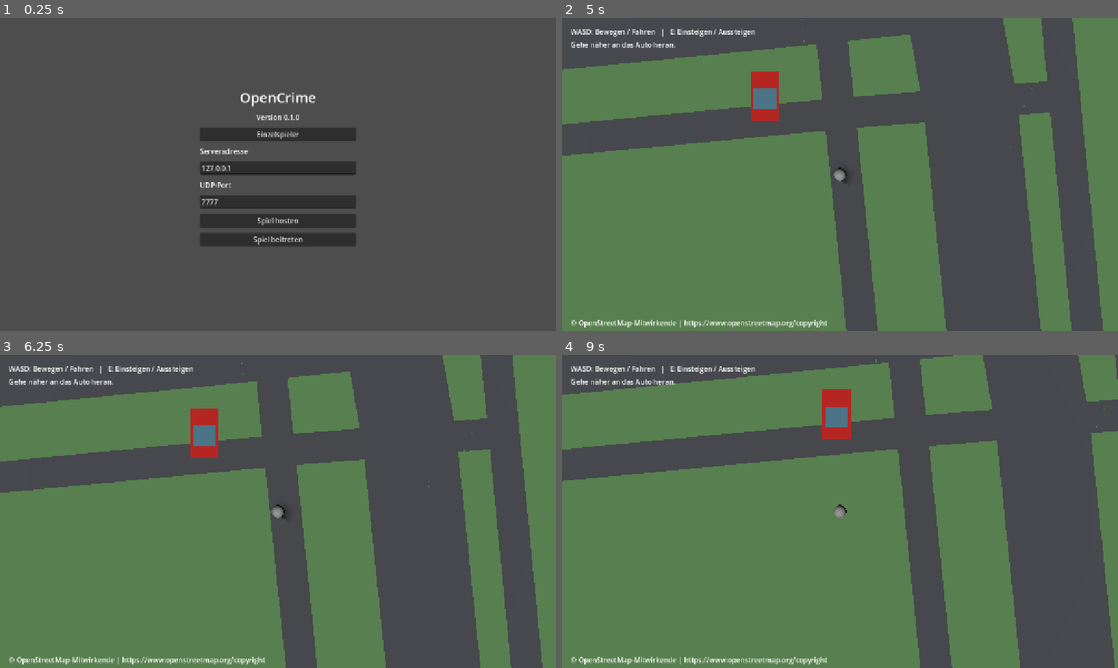
Above: before the commit, frames 1-4 (two rows, left to right).
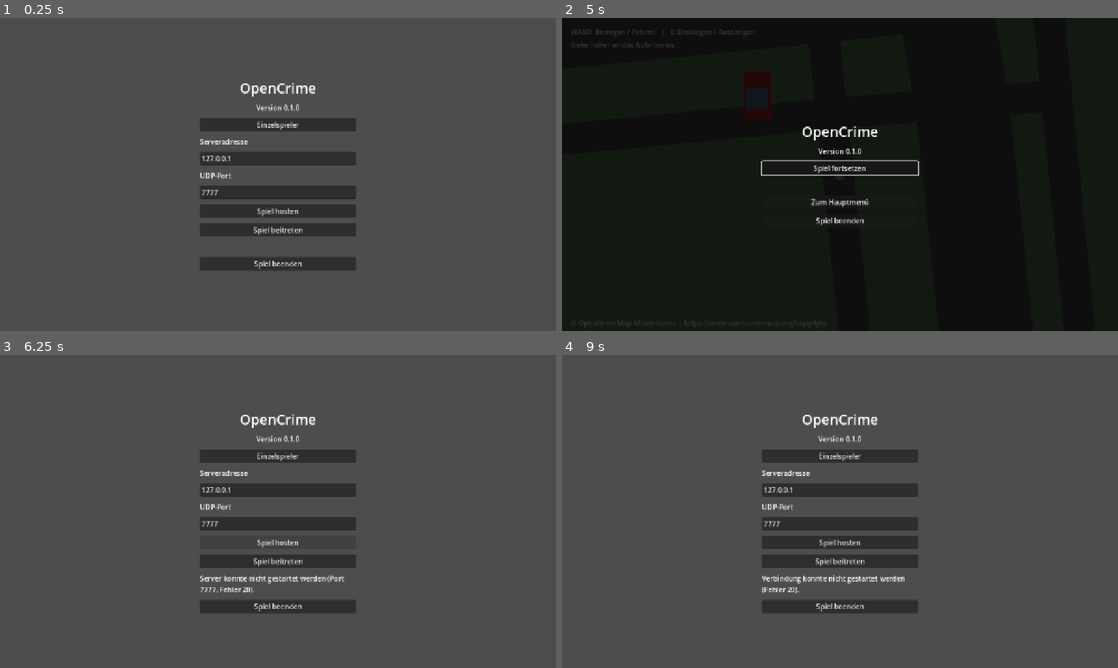
Above: after the commit, the same moments.

Repository: settstep/OpenCrime
Game: Godot game, scene res://scenes/menu.tscn
Two runs of this game, one before a commit and one after it. Both use one fixed random seed, a clock stepped at 60 frames per second and the inputs below.
Inputs (mouse positions are in pixels of both pictures, inside the frame that each line leads up to):
- Up to frame 1 (0.25 s): no input
- Up to frame 2 (5 s): click "Einzelspieler" at 0.5 s; tap Enter at 1.25 s; move the mouse to (962, 158) at 1.27 s; hold D (move_right) 1.28-2.03 s; hold E (interact) 1.28-2.03 s; click (962, 158) at 1.42 s; move the mouse to (728, 190) at 2.02 s; hold S (move_back) 2.03-2.78 s; tap E (interact) at 2.1, 3.6 s; move the mouse to (895, 105) at 2.77 s; hold D (move_right) 2.78-3.53 s; hold E (interact) 2.78-3.53 s; move the mouse to (812, 237) at 3.52 s; hold W (move_forward) 3.53-4.28 s; click (812, 237) at 3.67 s; move the mouse to (1006, 221) at 4.27 s; hold A (move_left) from 4.28 s (still down); hold E (interact) from 4.28 s (still down); tap Escape (ui_cancel) at 4.9 s
- Up to frame 3 (6.25 s): release A (move_left) at 5 s; release E (interact) at 5 s; click (278, 539) at 5 s, where only the run after the commit has a clickable "Zum Hauptmenü"; click (278, 549) at 5.75 s, where only the run after the commit has a clickable "Spiel hosten"
- Up to frame 4 (9 s): click (840, 561) at 6.5 s, where only the run after the commit has a clickable "Spiel beitreten"; click (840, 561) at 7.25 s, where only the run after the commit has a clickable "Spiel beitreten"; tap Space at 8 s; move the mouse to (673, 464) at 8.02 s; hold A (move_left) 8.03-8.78 s; tap E (interact) at 8.1 s; move the mouse to (867, 511) at 8.77 s; hold S (move_back) from 8.78 s (still down); hold E (interact) from 8.78 s (still down); click (867, 511) at 8.92 s

The runs differ from the first frame. In frame 1, 8.3% of the frame differs, in the area x 36-64%, y 20-81%; in frame 2, 100%, in the area x 0-100%, y 0-100%; in frame 3, 62%; in frame 4, 67%.

Commit message:
player can quit game using escape to return to main menu

Diff:
--- a/scenes/menu.tscn
+++ b/scenes/menu.tscn
@@ -3,6 +3,7 @@
 [ext_resource type="Script" path="res://scripts/menu.gd" id="1_menu"]
 
 [node name="Menu" type="Control"]
+process_mode = 3
 layout_mode = 3
 anchors_preset = 15
 anchor_right = 1.0
@@ -10,6 +11,16 @@
 grow_horizontal = 2
 grow_vertical = 2
 script = ExtResource("1_menu")
+
+[node name="Backdrop" type="ColorRect" parent="."]
+visible = false
+layout_mode = 1
+anchors_preset = 15
+anchor_right = 1.0
+anchor_bottom = 1.0
+grow_horizontal = 2
+grow_vertical = 2
+color = Color(0, 0, 0, 0.8)
 
 [node name="Panel" type="CenterContainer" parent="."]
 layout_mode = 1
@@ -33,6 +44,11 @@
 [node name="Version" type="Label" parent="Panel/Options"]
 layout_mode = 2
 horizontal_alignment = 1
+
+[node name="Resume" type="Button" parent="Panel/Options"]
+visible = false
+layout_mode = 2
+text = "Spiel fortsetzen"
 
 [node name="SinglePlayer" type="Button" parent="Panel/Options"]
 layout_mode = 2
@@ -67,6 +83,18 @@
 layout_mode = 2
 autowrap_mode = 2
 
+[node name="ReturnToMenu" type="Button" parent="Panel/Options"]
+visible = false
+layout_mode = 2
+text = "Zum Hauptmenü"
+
+[node name="Quit" type="Button" parent="Panel/Options"]
+layout_mode = 2
+text = "Spiel beenden"
+
+[connection signal="pressed" from="Panel/Options/Resume" to="." method="_on_resume_pressed"]
 [connection signal="pressed" from="Panel/Options/SinglePlayer" to="." method="_on_single_pressed"]
 [connection signal="pressed" from="Panel/Options/Host" to="." method="_on_host_pressed"]
 [connection signal="pressed" from="Panel/Options/Join" to="." method="_on_join_pressed"]
+[connection signal="pressed" from="Panel/Options/ReturnToMenu" to="." method="_on_return_to_menu_pressed"]
+[connection signal="pressed" from="Panel/Options/Quit" to="." method="_on_quit_pressed"]
--- a/scripts/main.gd
+++ b/scripts/main.gd
@@ -10,6 +10,7 @@
 @onready var status: Label = $HUD/Status
 
 var in_car := false
+var menu_open := false
 var interact_requested := false
 var player_collision_layer: int
 var player_collision_mask: int
@@ -26,8 +27,60 @@
 
 
 func _unhandled_input(event: InputEvent) -> void:
+	if _handle_menu_input(event) or menu_open:
+		return
 	if event.is_action_pressed("interact") and not event.is_echo():
 		interact_requested = true
+
+
+func _handle_menu_input(event: InputEvent) -> bool:
+	if event.is_action_pressed("ui_cancel") and not event.is_echo() and not menu_open:
+		_open_pause_menu()
+		return true
+	return false
+
+
+func _is_network_game() -> bool:
+	return false
+
+
+func _open_pause_menu() -> void:
+	menu_open = true
+	interact_requested = false
+	var layer := CanvasLayer.new()
+	layer.name = "PauseMenu"
+	layer.layer = 10
+	layer.process_mode = Node.PROCESS_MODE_ALWAYS
+	add_child(layer)
+	var menu_scene: PackedScene = load("res://scenes/menu.tscn")
+	var menu := menu_scene.instantiate()
+	menu.in_game = true
+	menu.resume_requested.connect(_resume_game)
+	menu.return_to_menu_requested.connect(_return_to_main_menu)
+	layer.add_child(menu)
+	if not _is_network_game():
+		get_tree().paused = true
+
+
+func _resume_game() -> void:
+	get_tree().paused = false
+	menu_open = false
+	$PauseMenu.queue_free()
+
+
+func _return_to_main_menu() -> void:
+	get_tree().paused = false
+	set_physics_process(false)
+	set_process(false)
+	set_process_unhandled_input(false)
+	if _is_network_game():
+		multiplayer.multiplayer_peer.close()
+		multiplayer.multiplayer_peer = null
+	var menu_scene: PackedScene = load("res://scenes/menu.tscn")
+	var menu := menu_scene.instantiate()
+	get_tree().root.add_child(menu)
+	get_tree().current_scene = menu
+	queue_free()
 
 
 func _physics_process(_delta: float) -> void:
--- a/scripts/menu.gd
+++ b/scripts/menu.gd
@@ -1,10 +1,15 @@
 extends Control
+
+signal resume_requested
+signal return_to_menu_requested
 
 const MainScene = preload("res://scenes/main.tscn")
 const NetworkGame = preload("res://scripts/network_game.gd")
 const OSMMap = preload("res://scripts/osm_map.gd")
 const MAX_CLIENTS := 8
 const DEFAULT_PORT := 7777
+
+var in_game := false
 
 @onready var address: LineEdit = $Panel/Options/Address
 @onready var port: LineEdit = $Panel/Options/Port
@@ -13,6 +18,15 @@
 
 func _ready() -> void:
 	$Panel/Options/Version.text = "Version " + ProjectSettings.get_setting("application/config/version")
+	if in_game:
+		$Backdrop.show()
+		$Panel/Options/Resume.show()
+		$Panel/Options/ReturnToMenu.show()
+		for node_name in ["SinglePlayer", "AddressLabel", "Address", "PortLabel", "Port", "Host", "Join"]:
+			$Panel/Options.get_node(node_name).hide()
+		$Panel/Options/Resume.grab_focus()
+		return
+
 	var args := OS.get_cmdline_user_args()
 	if args.has("--server"):
 		var server_port := DEFAULT_PORT
@@ -25,6 +39,24 @@
 					return
 				server_port = int(port_text)
 		_start_server.call_deferred(server_port, true)
+
+
+func _input(event: InputEvent) -> void:
+	if in_game and event.is_action_pressed("ui_cancel") and not event.is_echo():
+		get_viewport().set_input_as_handled()
+		resume_requested.emit()
+
+
+func _on_resume_pressed() -> void:
+	resume_requested.emit()
+
+
+func _on_return_to_menu_pressed() -> void:
+	return_to_menu_requested.emit()
+
+
+func _on_quit_pressed() -> void:
+	get_tree().quit()
 
 
 func _on_single_pressed() -> void:
--- a/scripts/network_game.gd
+++ b/scripts/network_game.gd
@@ -57,7 +57,9 @@
 
 
 func _unhandled_input(event: InputEvent) -> void:
-	if dedicated or not connected:
+	if dedicated:
+		return
+	if _handle_menu_input(event) or menu_open or not connected:
 		return
 	if event.is_action_pressed("interact") and not event.is_echo():
 		if multiplayer.is_server():
@@ -71,7 +73,7 @@
 		return
 	if multiplayer.is_server():
 		if not dedicated:
-			_set_input(1, Input.get_vector("move_left", "move_right", "move_forward", "move_back"))
+			_set_input(1, _local_movement_input())
 		for peer_id in players:
 			var body: PlayerScript = players[peer_id]
 			var direction := Vector2.ZERO
@@ -88,8 +90,18 @@
 			snapshot_timer = 0.0
 			_send_snapshot()
 	else:
-		var direction := Input.get_vector("move_left", "move_right", "move_forward", "move_back")
+		var direction := _local_movement_input()
 		_submit_input.rpc_id(1, direction)
+
+
+func _is_network_game() -> bool:
+	return true
+
+
+func _local_movement_input() -> Vector2:
+	if menu_open:
+		return Vector2.ZERO
+	return Input.get_vector("move_left", "move_right", "move_forward", "move_back")
 
 
 func _on_peer_connected(peer_id: int) -> void:
--- a/tests/connection_failure_test.gd
+++ b/tests/connection_failure_test.gd
@@ -33,7 +33,19 @@
 			if world.connected:
 				_fail("Failed connection was still marked connected.")
 				return
-			print("Connection failure was reported")
+			var escape := InputEventKey.new()
+			escape.keycode = KEY_ESCAPE
+			escape.pressed = true
+			world._unhandled_input(escape)
+			if not world.menu_open:
+				_fail("The menu did not open after connection failure.")
+				return
+			world.get_node("PauseMenu/Menu/Panel/Options/ReturnToMenu").pressed.emit()
+			await process_frame
+			if current_scene.name != "Menu":
+				_fail("Could not return to the menu after connection failure.")
+				return
+			print("Connection failure and return to menu passed")
 			quit(0)
 			return
 		await process_frame
--- /dev/null
+++ b/tests/host_exit_test.gd
@@ -0,0 +1,59 @@
+extends SceneTree
+
+const MainScene = preload("res://scenes/main.tscn")
+const NetworkGame = preload("res://scripts/network_game.gd")
+
+
+func _initialize() -> void:
+	call_deferred("_test")
+
+
+func _test() -> void:
+	var args := OS.get_cmdline_user_args()
+	var is_host := args.has("--host")
+	var port := 17778
+	for arg in args:
+		if arg.begins_with("--port="):
+			port = int(arg.trim_prefix("--port="))
+	var peer := ENetMultiplayerPeer.new()
+	var error := peer.create_server(port, 1) if is_host else peer.create_client("127.0.0.1", port)
+	if error != OK:
+		_fail("Unable to create the network peer.")
+		return
+	root.multiplayer.multiplayer_peer = peer
+	var world := MainScene.instantiate()
+	world.set_script(NetworkGame)
+	root.add_child(world)
+	current_scene = world
+	var deadline := Time.get_ticks_msec() + 15000
+	while Time.get_ticks_msec() < deadline:
+		if world.connected and world.players.size() == 2:
+			break
+		await process_frame
+	if not world.connected or world.players.size() != 2:
+		_fail("Players did not connect.")
+		return
+	if is_host:
+		await create_timer(0.5).timeout
+		var escape := InputEventKey.new()
+		escape.keycode = KEY_ESCAPE
+		escape.pressed = true
+		world._unhandled_input(escape)
+		world.get_node("PauseMenu/Menu/Panel/Options/ReturnToMenu").pressed.emit()
+		await process_frame
+		if current_scene.name != "Menu":
+			_fail("Host could not return to the menu.")
+			return
+	else:
+		while Time.get_ticks_msec() < deadline and world.connected:
+			await process_frame
+		if world.connected or not world.status.text.begins_with("Serververbindung verloren"):
+			_fail("The client was not notified of the host leaving.")
+			return
+	print("Host return and client disconnect passed: ", "host" if is_host else "client")
+	quit(0)
+
+
+func _fail(reason: String) -> void:
+	push_error(reason)
+	quit(1)
--- a/tests/network_test.gd
+++ b/tests/network_test.gd
@@ -30,6 +30,16 @@
 func _interact() -> void:
 	var event := InputEventAction.new()
 	event.action = "interact"
+	event.pressed = true
+	Input.parse_input_event(event)
+	await _frames(3)
+	event.pressed = false
+	Input.parse_input_event(event)
+
+
+func _escape() -> void:
+	var event := InputEventKey.new()
+	event.keycode = KEY_ESCAPE
 	event.pressed = true
 	Input.parse_input_event(event)
 	await _frames(3)
@@ -127,6 +137,26 @@
 		if not await _wait_for(func(): return world.status.text == "Das Auto ist bereits besetzt.", 180):
 			_fail("Second player could not see that the car is occupied.")
 			return
+		await _escape()
+		if not world.menu_open or paused:
+			_fail("Multiplayer menu did not open without pausing the server.")
+			return
+		await _frames(20)
+		var own_player: CharacterBody3D = world.players[root.multiplayer.get_unique_id()]
+		var own_position := own_player.position
+		Input.action_press("move_right")
+		await _frames(30)
+		Input.action_release("move_right")
+		if own_player.position.distance_to(own_position) > 0.1:
+			_fail("The local player moved while the menu was open.")
+			return
+		if not await _wait_for(func(): return world.car.position.x > 3.0, 300):
+			_fail("The server did not continue while the menu was open.")
+			return
+		await _escape()
+		if world.menu_open:
+			_fail("Escape did not close the multiplayer menu.")
+			return
 		if not await _wait_for(func(): return world.car.position.x > 3.0, 300):
 			_fail("Observer did not see the car move.")
 			return
@@ -138,6 +168,12 @@
 			return
 		if not await _wait_for(func(): return world.driver_id == 0 and world.players.size() == expected_players - 1, 300):
 			_fail("Driver disconnect was not synchronized.")
+			return
+		await _escape()
+		world.get_node("PauseMenu/Menu/Panel/Options/ReturnToMenu").pressed.emit()
+		await process_frame
+		if current_scene.name != "Menu":
+			_fail("Returning to the main menu failed for the client.")
 			return
 	else:
 		var host_player: CharacterBody3D = world.players[1]
@@ -148,6 +184,19 @@
 		if host_player.position.x >= host_start.x - 0.5:
 			_fail("The host could not move.")
 			return
+		await _escape()
+		if not world.menu_open or paused:
+			_fail("The host menu should not pause the server.")
+			return
+		await _frames(10)
+		var paused_position := host_player.position
+		Input.action_press("move_left")
+		await _frames(20)
+		Input.action_release("move_left")
+		if host_player.position.distance_to(paused_position) > 0.1:
+			_fail("The host moved while the menu was open.")
+			return
+		await _escape()
 		if not await _wait_for(func(): return world.driver_id != 0, 300):
 			_fail("Host did not see the driver enter.")
 			return
--- /dev/null
+++ b/tests/pause_menu_test.gd
@@ -0,0 +1,80 @@
+extends SceneTree
+
+const MainScene = preload("res://scenes/main.tscn")
+
+
+func _initialize() -> void:
+	call_deferred("_test")
+
+
+func _escape() -> void:
+	var event := InputEventKey.new()
+	event.keycode = KEY_ESCAPE
+	event.pressed = true
+	Input.parse_input_event(event)
+	await create_timer(0.05, true).timeout
+	var release := InputEventKey.new()
+	release.keycode = KEY_ESCAPE
+	release.pressed = false
+	Input.parse_input_event(release)
+	await create_timer(0.05, true).timeout
+
+
+func _test() -> void:
+	var world := MainScene.instantiate()
+	root.add_child(world)
+	current_scene = world
+	for i in range(10):
+		await physics_frame
+	var player: CharacterBody3D = world.get_node("Player")
+	await _escape()
+	if not paused or not world.menu_open:
+		_fail("Escape did not open the paused menu.")
+		return
+	var menu: Control = world.get_node("PauseMenu/Menu")
+	if not menu.get_node("Panel/Options/Resume").visible or not menu.get_node("Panel/Options/Quit").visible:
+		_fail("Pause menu options are missing.")
+		return
+	var start := player.position
+	Input.action_press("move_forward")
+	for i in range(10):
+		await process_frame
+	if player.position != start:
+		_fail("The single-player world moved while paused.")
+		return
+	Input.action_release("move_forward")
+	menu.get_node("Panel/Options/Resume").pressed.emit()
+	await process_frame
+	if paused or world.menu_open or world.has_node("PauseMenu"):
+		_fail("Resume did not close the pause menu.")
+		return
+	Input.action_press("move_forward")
+	for i in range(20):
+		await physics_frame
+	Input.action_release("move_forward")
+	if player.position.z >= start.z - 1.0:
+		_fail("The player did not resume moving.")
+		return
+	await _escape()
+	await _escape()
+	if paused or world.menu_open:
+		_fail("Escape did not close the pause menu.")
+		return
+	await _escape()
+	world.get_node("PauseMenu/Menu/Panel/Options/ReturnToMenu").pressed.emit()
+	await process_frame
+	if paused or current_scene.name != "Menu":
+		_fail("Returning to the main menu failed.")
+		return
+	if not current_scene.get_node("Panel/Options/Quit").visible:
+		_fail("The main menu has no quit button.")
+		return
+	print("Pause menu, resume and return passed; testing quit button")
+	current_scene.get_node("Panel/Options/Quit").pressed.emit()
+	await create_timer(1.0, true).timeout
+	_fail("The quit button did not exit the game.")
+
+
+func _fail(reason: String) -> void:
+	push_error(reason)
+	quit(1)
Not shown, added: tests/host_exit_test.gd.uid
Not shown, added: tests/pause_menu_test.gd.uid
Not shown, changed: githubcosts.md
